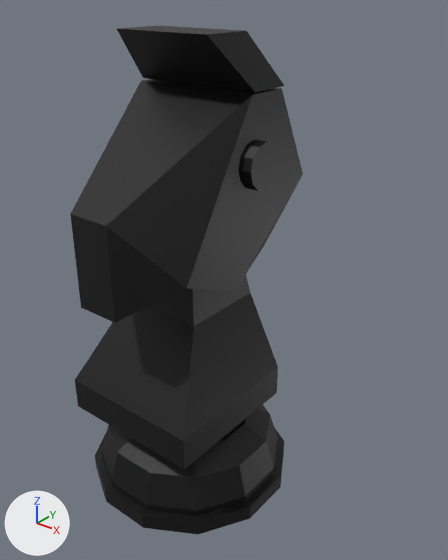
The glTF model models/knight_black.glb, before and after one commit.
One viewpoint serves both versions: a 50 mm camera at (0.224, -0.247, 0.3) aimed at (0.018, 0.011, 0.141). Every picture has the same lights, and +X, +Y and +Z are marked at lower left. Where no turn or scale is listed for an object, it has been applied to the vertices.

Names of what the first picture shows: 'node_MeshObject-1328424064-PolyPaper23'.
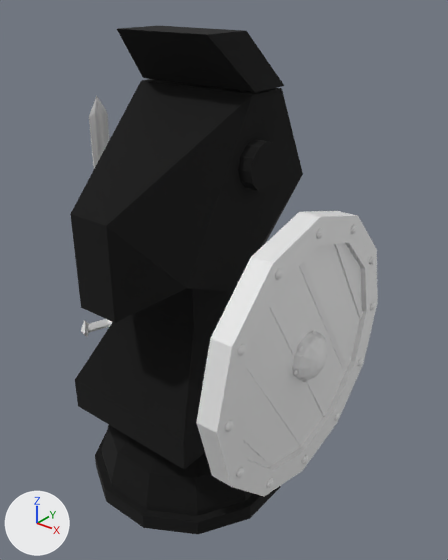
Location of each change, (x1, y1, x2, y2) in pixels of the pictures (448 x 560 px):
```json
{"object": "node_MeshObject-1328424064-PolyPaper23", "change": "recoloured", "before": [70, 26, 303, 516], "after": [70, 26, 303, 516]}
{"object": "model", "change": "added", "after": [196, 211, 378, 496]}
{"object": "mesh1818331932", "change": "added", "after": [81, 96, 112, 337]}
```

Scene script edits in JSON lines:
```json
{"op": "add", "block": "mat_material", "code": ["mat_material = bpy.data.materials.new('Material')", "# nodes: BsdfPrincipled, Mix, OutputMaterial, VertexColor", "# colours: purple #6200d1"]}
{"block": "me_mesh_m0_polypaper23__329076", "where": "me_mesh_m0_polypaper23__329076.from_pydata(...)  # 202 vertices, 372 faces; spans x -0.498..-0.372, y -0.203..-0.072, z 0.321..0.598"}
{"op": "remove", "block": "me_mesh_m0_polypaper23__329076", "code": "me_mesh_m0_polypaper23__329076.materials.append(mat_defaultmaterial)"}
{"op": "add", "block": "me_mesh_m0_polypaper23__329076", "code": "me_mesh_m0_polypaper23__329076.materials.append(mat_material)"}
{"op": "add", "block": "me_model", "code": ["me_model = bpy.data.meshes.new('model')", "me_model.from_pydata(...)  # 2250 vertices, 4420 faces; spans x -0.019..0.009, y -0.079..0.08, z -0.079..0.08"]}
{"op": "add", "block": "me_mesh1818331932", "code": ["me_mesh1818331932 = bpy.data.meshes.new('mesh1818331932')", "me_mesh1818331932.from_pydata(...)  # 153 vertices, 304 faces; spans x -0.01..0.013, y -0.029..0.022, z -0.101..0.102"]}
{"op": "add", "block": "ob_model", "code": ["ob_model = bpy.data.objects.new('model', me_model)", "ob_model.location = (0.0829, 0.0009, 0.1182)"]}
{"op": "add", "block": "ob_mesh1818331932", "code": ["ob_mesh1818331932 = bpy.data.objects.new('mesh1818331932', me_mesh1818331932)", "ob_mesh1818331932.location = (-0.0668, 0.0, 0.1377)"]}
```
